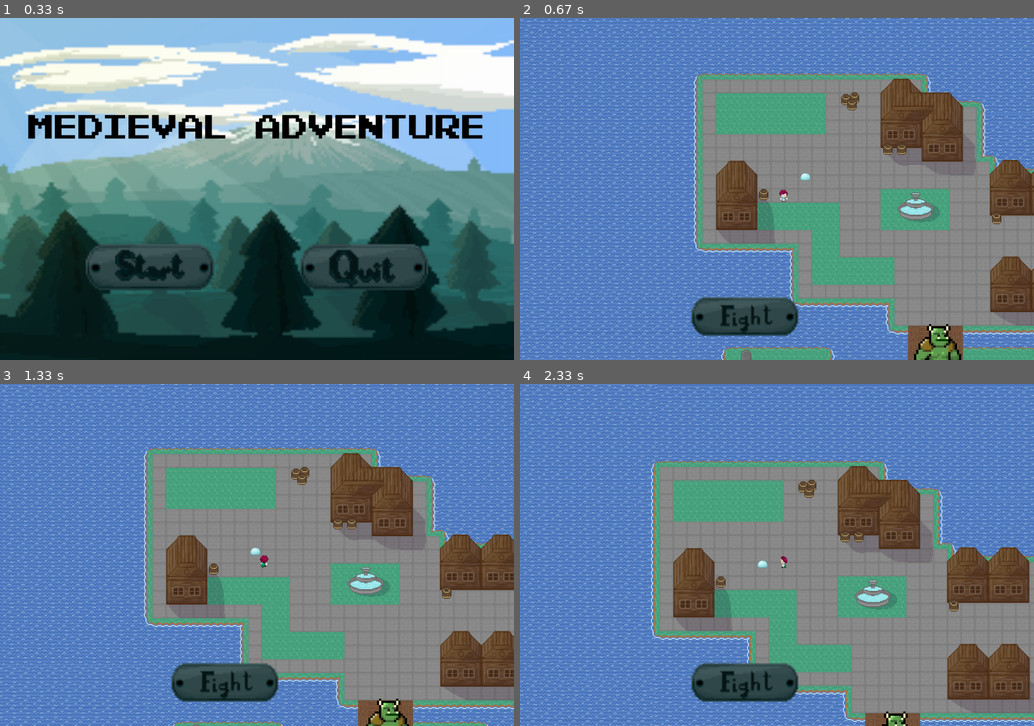
Above: before the commit, frames 1-4 (two rows, left to right).
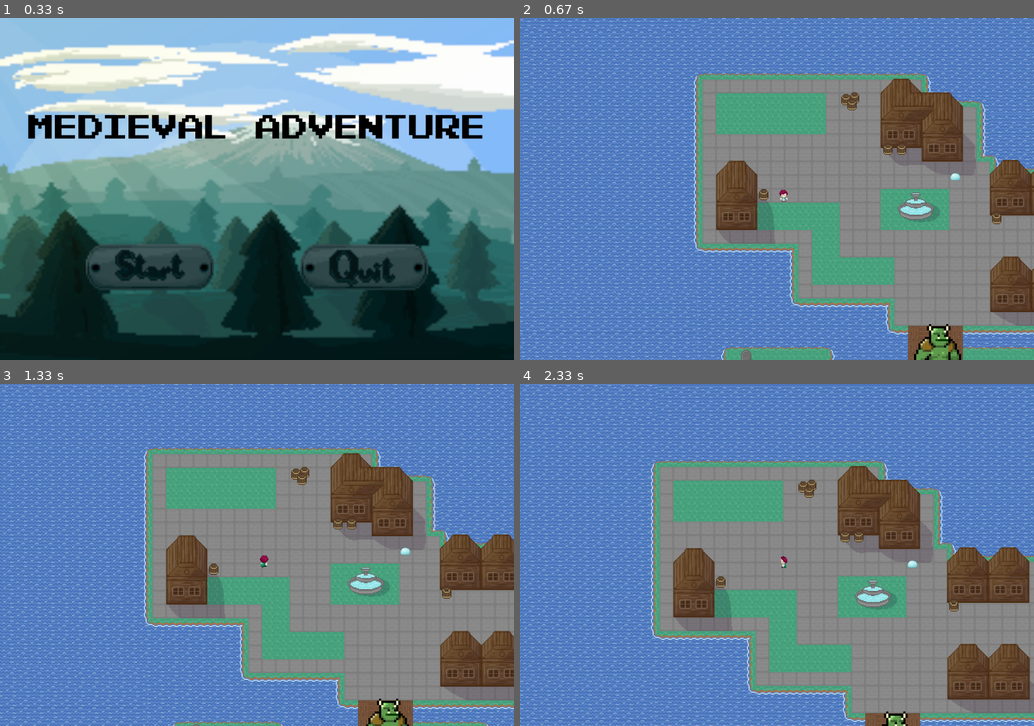
Above: after the commit, the same moments.

Repository: AGH-Narzedzia-Informatyczne-2020-2021/PyGame
Game: pygame game, started from nasza_gra/game.py
Two runs of this game, one before a commit and one after it. Both use one fixed random seed, a clock stepped at 60 frames per second and the inputs below.
Inputs (mouse positions are in pixels of both pictures, inside the frame that each line leads up to):
- Up to frame 1 (0.33 s): no input
- Up to frame 2 (0.67 s): press the mouse at (669, 267) at 0.37 s; move the mouse to (643, 267) at 0.47 s; release the mouse at (617, 271) at 0.6 s
- Up to frame 3 (1.33 s): hold Right 0.67-1.13 s; move the mouse to (334, 435) at 0.7 s; hold Up from 1.17 s (still down)
- Up to frame 4 (2.33 s): release Up at 1.47 s; hold Right 1.5-1.97 s; hold Left from 2 s (still down)

Frame 1 is identical in both runs. In frame 2, 2.3% of the frame differs, in the area x 33-86%, y 45-93%; in frame 3, 2.3%; in frame 4, 2.3%.

Commit message:
nie ma niepotrzebego przycisku podczas dialogu

Diff:
--- a/nasza_gra/game.py
+++ b/nasza_gra/game.py
@@ -31,12 +31,13 @@
 QBUTTON_D = os.path.join(grafiki, 'grafiki\quit_D.png')
 FBUTTON_L = os.path.join(grafiki, 'grafiki\\fight_L.png')
 FBUTTON_D = os.path.join(grafiki, 'grafiki\\fight_D.png')
+EBUTTON_L = os.path.join(grafiki, 'grafiki\\empty_L.png')
+EBUTTON_D = os.path.join(grafiki, 'grafiki\\empty_D.png')
 MAPA_NORMALNA = os.path.join(grafiki, 'grafiki\mapka1.png')
 MAPA_KRAWEDZIE = os.path.join(grafiki, 'grafiki\mapka1_krawedzie.png')
 M_FONT = os.path.join(grafiki, 'grafiki\PixelEmulator-xq08.ttf')
 BACKGROUND = pygame.image.load(os.path.join(grafiki, 'grafiki\\backgronud1200x800.png'))
 RAMKA_DIALOGU =  pygame.image.load(os.path.join(grafiki, 'grafiki\\ramka_dialogu.png'))
-PRZYCISK_DIALOGU = pygame.image.load(os.path.join(grafiki, 'grafiki\start_D.png'))
 
 # OKNO GRY
 SCREEN = pygame.display.set_mode((WINDOW_WIDTH, WINDOW_HEIGHT))
@@ -281,12 +282,13 @@
  ]
 
  # 0 = x, 1 = y, 2 = ikonka, 3 = ktory dialog, 4 = lista tekstow
-NPC_POSITIONS = [   [650, 350, pygame.image.load(os.path.join(grafiki, 'grafiki\slime1.png')), int(0), NPC_1_DIALOG],
+NPC_POSITIONS = [   [1000, 350, pygame.image.load(os.path.join(grafiki, 'grafiki\slime1.png')), int(0), NPC_1_DIALOG],
                     [1600, 500, pygame.image.load(os.path.join(grafiki, 'grafiki\slime1.png')), int(0), NPC_1_DIALOG]   ]
 
 NPC_NUM = 0
 def npc():
-    global NPC_NUM
+    global NPC_NUM, NPC
+    NPC = False
     for npc in NPC_POSITIONS:
         npc[0] += mapaX_step
         npc[1] += mapaY_step
@@ -301,7 +303,7 @@
     while NPC:
         SCREEN.blit(RAMKA_DIALOGU, (0, 0))
         message_display(NPC_NUM[4][NPC_NUM[3]], 600, 200, 50)
-        button(700, 525, PBUTTON_D, PBUTTON_L, 'next')
+        button(700, 525, EBUTTON_D, EBUTTON_L, 'next')
 
         CLICK = pygame.mouse.get_pressed()  # zeby przytrzymanie przycisku wszystkiego nie psulo
         if CLICK[0] == 1:
@@ -394,7 +396,11 @@
             npc()
             ruch_mapy()
             granica_mapy()
-            dialog()
+            if NPC:
+                mapa_wyswietl()
+                gracz_wyswietl()
+                enemy()
+                dialog()
         else:
             music_stop()
             fight()
